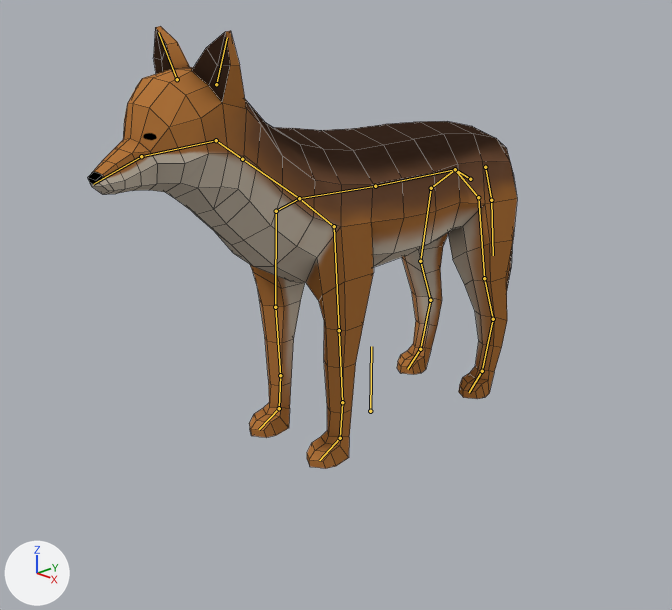
One commit to the Blender file Assets/Art/3D/Coyote/Coyotye_Blender.blend: the scene before it, then after it.
Both versions are drawn from a camera (50 mm lens) standing at (4.51, -4.7, 3.14) and looking at (-0.09, -0.29, 0.91). The axes (+X, +Y, +Z) are drawn at lower left. The lights are the same throughout. The picture after the commit comes second. The bones that bend it are drawn over the model as lines. Mesh edges are drawn as thin lines.

Objects in the first picture: 'Coyote'.
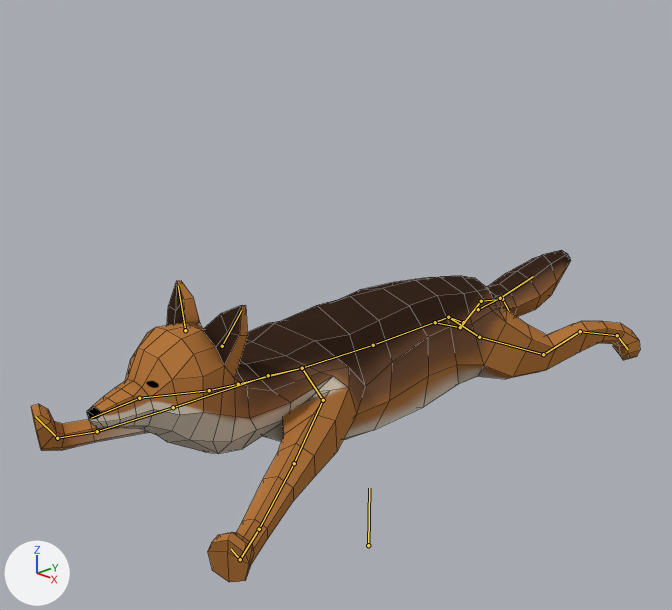
The newer file adds an action. The first version stands in its rest pose; the second is drawn at frame 1 of the action 'Coyotye_Slide'.

Changed parts and their boxes [x1, y1, x2, y2] in the pictures (672 x 610 px):
'Coyote', posed (42% wider, 25% shorter): before [88, 26, 517, 469]; after [31, 250, 640, 582]
bone 'Origin', root to tip: before (370, 411) to (371, 346); after (368, 545) to (369, 488)
bone 'Neck', root to tip: before (299, 198) to (242, 159); after (302, 368) to (238, 384)
bone 'Head', root to tip: before (216, 140) to (141, 156); after (209, 390) to (139, 398)
bone 'FrontLeg.001.R', root to tip: before (299, 198) to (276, 211); after (302, 368) to (268, 375)
bone 'FrontLeg.002.R', root to tip: before (276, 211) to (275, 307); after (268, 375) to (173, 407)
bone 'FrontLeg.003.R', root to tip: before (275, 307) to (280, 375); after (173, 407) to (97, 431)
bone 'FrontLeg.001.L', root to tip: before (299, 198) to (334, 226); after (302, 368) to (323, 400)
bone 'FrontLeg.002.L', root to tip: before (334, 226) to (339, 330); after (323, 400) to (294, 463)
bone 'FrontLeg.003.L', root to tip: before (339, 330) to (342, 402); after (294, 463) to (259, 529)
bone 'BackLeg.001.R', root to tip: before (455, 169) to (431, 188); after (448, 317) to (435, 322)
bone 'BackLeg.002.R', root to tip: before (431, 188) to (420, 261); after (435, 322) to (460, 327)
bone 'BackLeg.003.R', root to tip: before (420, 261) to (430, 300); after (460, 327) to (481, 301)
bone 'Tail', root to tip: before (485, 167) to (491, 200); after (478, 309) to (500, 298)
bone 'Tail.001', root to tip: before (491, 200) to (493, 255); after (500, 298) to (533, 276)
bone 'BackLeg.001.L', root to tip: before (455, 169) to (478, 197); after (448, 317) to (479, 337)
bone 'BackLeg.002.L', root to tip: before (478, 197) to (484, 278); after (479, 337) to (543, 354)
bone 'BackLeg.003.L', root to tip: before (484, 278) to (493, 319); after (543, 354) to (580, 331)

Edits to the bpy script that builds the scene:
```text
Change bone_origin:
    where bone_origin = bpy.data.objects['Armature'].pose.bones['Origin']
    bone_origin.location: (0.0, 0.0, 0.0) -> (0.0, -1.209, 0.0)
Change bone_neck:
    where bone_neck = bpy.data.objects['Armature'].pose.bones['Neck']  # child of 'Spine.001'
    bone_neck.rotation_quaternion: (1.0, 0.0, 0.0, 0.0) -> (0.968, 0.251, 0.0, 0.0)  # degrees (0, 0, 0) -> degrees (29, 0, 0)
Change bone_head:
    where bone_head = bpy.data.objects['Armature'].pose.bones['Head']  # child of 'Neck.001'
    bone_head.rotation_quaternion: (1.0, 0.0, 0.0, 0.0) -> (0.924, -0.383, 0.0, 0.0)  # degrees (0, 0, 0) -> degrees (-45, 0, 0)
Change bone_frontleg_001_r:
    where bone_frontleg_001_r = bpy.data.objects['Armature'].pose.bones['FrontLeg.001.R']  # child of 'Spine.001'
    bone_frontleg_001_r.rotation_quaternion: (1.0, 0.0, 0.0, 0.0) -> (0.927, -0.169, 0.334, -0.016)  # degrees (0, 0, 0) -> degrees (-24, 38, -10)
Change bone_frontleg_002_r:
    where bone_frontleg_002_r = bpy.data.objects['Armature'].pose.bones['FrontLeg.002.R']  # child of 'FrontLeg.001.R'
    bone_frontleg_002_r.rotation_quaternion: (1.0, 0.0, 0.0, 0.0) -> (0.934, -0.275, 0.131, 0.186)  # degrees (0, 0, 0) -> degrees (-30, 20, 17)
Change bone_frontleg_003_r:
    where bone_frontleg_003_r = bpy.data.objects['Armature'].pose.bones['FrontLeg.003.R']  # child of 'FrontLeg.002.R'
    bone_frontleg_003_r.rotation_quaternion: (1.0, 0.0, 0.0, 0.0) -> (0.998, -0.055, 0.024, -0.019)  # degrees (0, 0, 0) -> degrees (-6, 3, -2)
Change bone_frontleg_001_l:
    where bone_frontleg_001_l = bpy.data.objects['Armature'].pose.bones['FrontLeg.001.L']  # child of 'Spine.001'
    bone_frontleg_001_l.rotation_quaternion: (1.0, 0.0, 0.0, 0.0) -> (0.931, -0.164, -0.326, 0.015)  # degrees (0, 0, 0) -> degrees (-23, -37, 10)
Change bone_frontleg_002_l:
    where bone_frontleg_002_l = bpy.data.objects['Armature'].pose.bones['FrontLeg.002.L']  # child of 'FrontLeg.001.L'
    bone_frontleg_002_l.rotation_quaternion: (1.0, 0.0, 0.0, 0.0) -> (0.908, -0.324, -0.165, -0.21)  # degrees (0, 0, 0) -> degrees (-35, -26, -18)
Change bone_frontleg_003_l:
    where bone_frontleg_003_l = bpy.data.objects['Armature'].pose.bones['FrontLeg.003.L']  # child of 'FrontLeg.002.L'
    bone_frontleg_003_l.rotation_quaternion: (1.0, 0.0, 0.0, 0.0) -> (0.998, 0.045, -0.023, 0.021)  # degrees (0, 0, 0) -> degrees (5, -3, 2)
Change bone_backleg_001_r:
    where bone_backleg_001_r = bpy.data.objects['Armature'].pose.bones['BackLeg.001.R']  # child of 'Hip'
    bone_backleg_001_r.rotation_quaternion: (1.0, 0.0, 0.0, 0.0) -> (0.947, 0.196, -0.256, 0.002)  # degrees (0, 0, 0) -> degrees (25, -29, -6)
Change bone_backleg_002_r:
    where bone_backleg_002_r = bpy.data.objects['Armature'].pose.bones['BackLeg.002.R']  # child of 'BackLeg.001.R'
    bone_backleg_002_r.rotation_quaternion: (1.0, 0.0, 0.0, 0.0) -> (0.965, 0.243, -0.078, 0.056)  # degrees (0, 0, 0) -> degrees (28, -10, 4)
Change bone_backleg_003_r:
    where bone_backleg_003_r = bpy.data.objects['Armature'].pose.bones['BackLeg.003.R']  # child of 'BackLeg.002.R'
    bone_backleg_003_r.rotation_quaternion: (1.0, 0.0, 0.0, 0.0) -> (0.976, 0.218, 0.0, 0.0)  # degrees (0, 0, 0) -> degrees (25, 0, 0)
Change bone_tail:
    where bone_tail = bpy.data.objects['Armature'].pose.bones['Tail']  # child of 'Hip'
    bone_tail.rotation_quaternion: (1.0, 0.0, 0.0, 0.0) -> (0.789, 0.615, 0.0, 0.0)  # degrees (0, 0, 0) -> degrees (76, 0, 0)
Change bone_tail_001:
    where bone_tail_001 = bpy.data.objects['Armature'].pose.bones['Tail.001']  # child of 'Tail'
    bone_tail_001.rotation_quaternion: (1.0, 0.0, 0.0, 0.0) -> (0.989, 0.148, 0.0, 0.0)  # degrees (0, 0, 0) -> degrees (17, 0, 0)
Change bone_backleg_001_l:
    where bone_backleg_001_l = bpy.data.objects['Armature'].pose.bones['BackLeg.001.L']  # child of 'Hip'
    bone_backleg_001_l.rotation_quaternion: (1.0, 0.0, 0.0, 0.0) -> (0.946, 0.196, 0.257, -0.002)  # degrees (0, 0, 0) -> degrees (25, 29, 6)
Change bone_backleg_002_l:
    where bone_backleg_002_l = bpy.data.objects['Armature'].pose.bones['BackLeg.002.L']  # child of 'BackLeg.001.L'
    bone_backleg_002_l.rotation_quaternion: (1.0, 0.0, 0.0, 0.0) -> (0.952, 0.244, 0.13, -0.127)  # degrees (0, 0, 0) -> degrees (27, 18, -11)
Change bone_backleg_003_l:
    where bone_backleg_003_l = bpy.data.objects['Armature'].pose.bones['BackLeg.003.L']  # child of 'BackLeg.002.L'
    bone_backleg_003_l.rotation_quaternion: (1.0, 0.0, 0.0, 0.0) -> (0.982, 0.191, 0.0, 0.0)  # degrees (0, 0, 0) -> degrees (22, 0, 0)
```
